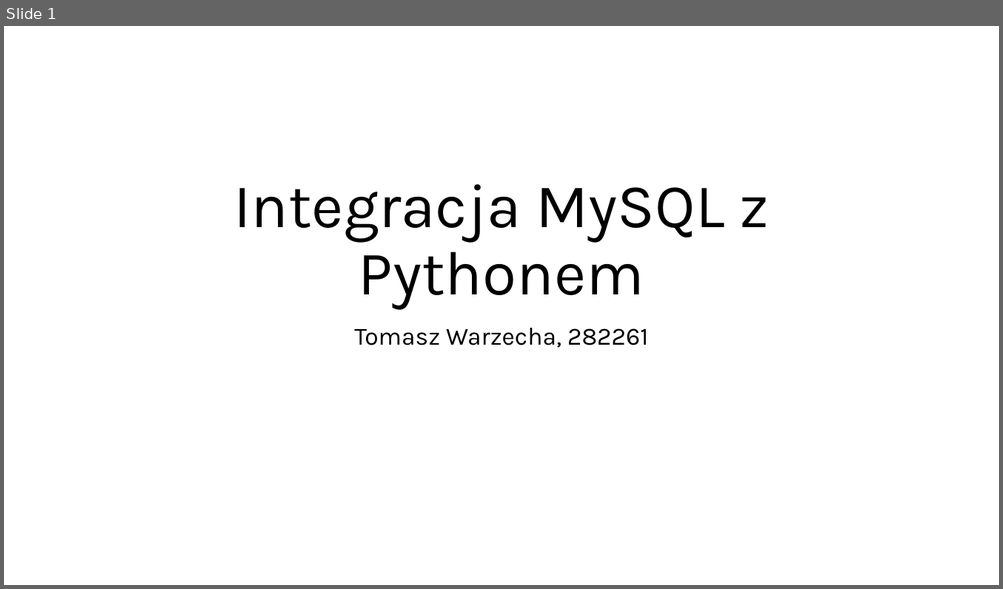
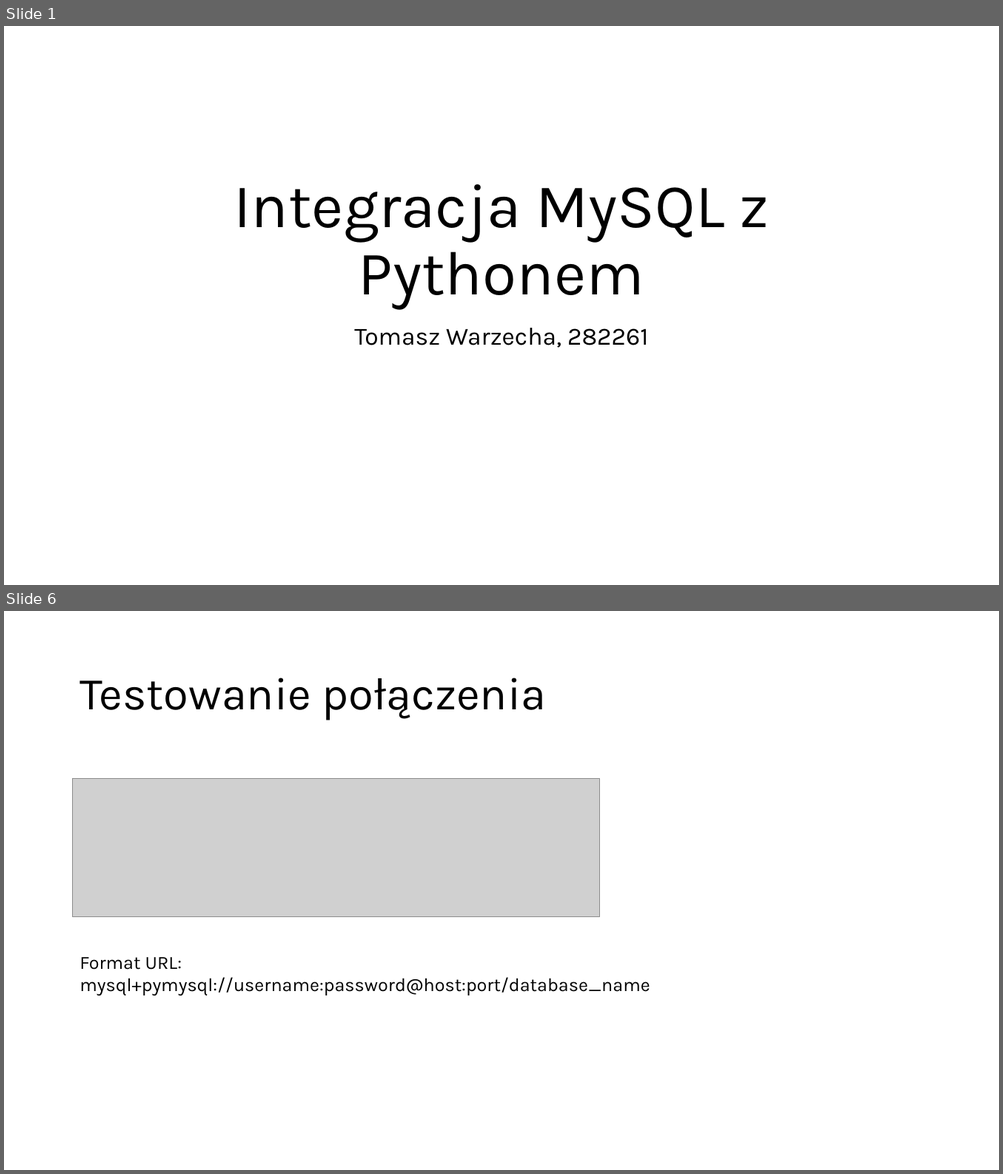
Before and after one commit to Tomusss/prezentacja, a slide deck: Integracja MySQL z Pythonem.pptx. Shown one above the other, each under a label of ours: slide 1 before the commit, slides 1 and 6 after it; the slides between them are not shown. The pictures are 1003x589 and 1003x1174 pixels, drawn with LibreOffice and Linux fonts; fonts in the diff are those of the drawing; grey boxes stand for pictures. Boxes give left, top, right and bottom in pixels: in the first picture for what was removed or moved away, otherwise in the second. Text is boxed around its words. In the diff, an @@ line names an element or a change of style, - is before the commit and + after.

```diff
--- a/Integracja MySQL z Pythonem.pptx
+++ b/Integracja MySQL z Pythonem.pptx
@@ slide 6 added at bbox=[4, 611, 999, 1170], background #FFFFFF @@
@@ title added at bbox=[79, 678, 546, 721], 44 pt, text #000000 @@
+Testowanie połączenia
@@ picture added at bbox=[73, 779, 600, 917] @@
@@ text added at bbox=[79, 957, 649, 996], 18 pt, text #000000 @@
+Format URL: mysql+pymysql://username:password@host:port/database_name
```
Also in this commit, not shown: 1 slide changed, 4 other slides added, 1 slide removed.
